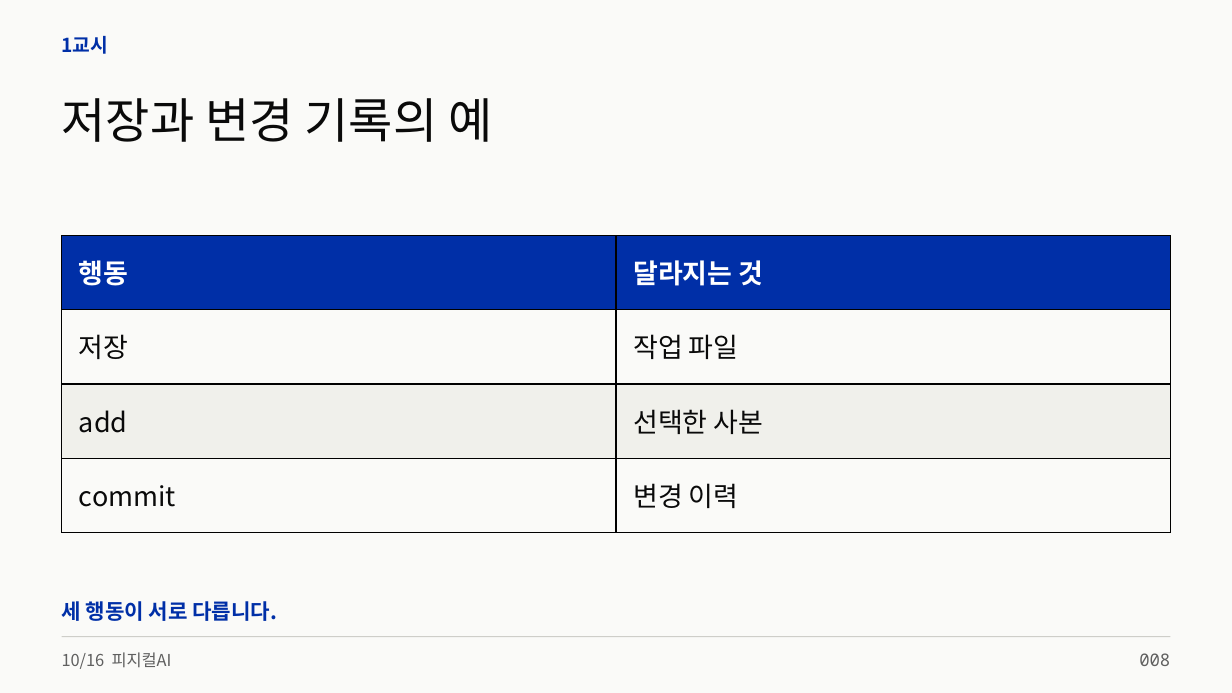
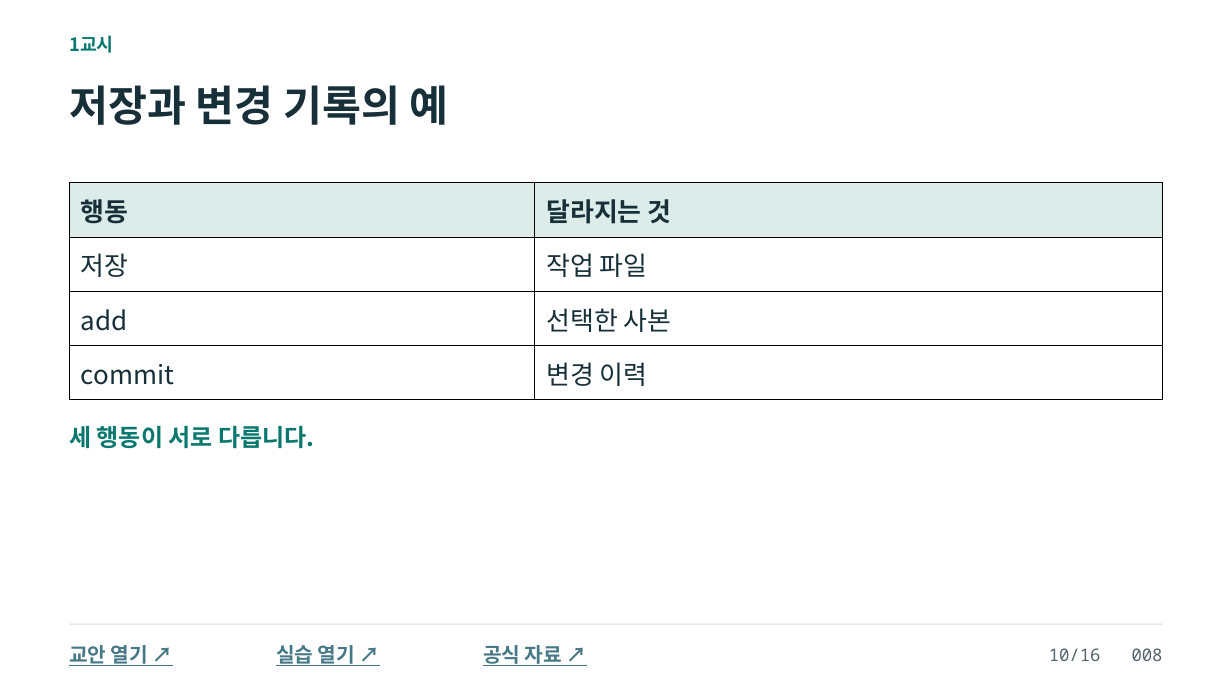
Before and after one commit to zeusk302-png/kdigital-physical-ai, a slide deck: slide 8 of downloads/2026-10-16/readable-slides.pptx. Drawn at 1232x693 pixels with LibreOffice and Linux fonts; fonts in the diff are those of the drawing. Boxes give left, top, right and bottom in pixels: in the first picture for what was removed or moved away, otherwise in the second. Text is boxed around its words. In the diff, an @@ line names an element or a change of style, - is before the commit and + after.

```diff
--- a/downloads/2026-10-16/readable-slides.pptx
+++ b/downloads/2026-10-16/readable-slides.pptx
@@ background #FAFAF8 to #FFFFFF @@
@@ text "1교시": place and size @@
-text "1교시" at <box>62,36,109,54</box>
+text "1교시" at <box>69,35,114,53</box>
@@ text "1교시" at <box>69,35,114,53</box>: size 15 to 14.2 pt, text colour #002FA7 to #08786F @@
@@ text "저장과 변경 기록의 예": place and size @@
-text "저장과 변경 기록의 예" at <box>62,98,492,142</box>
+text "저장과 변경 기록의 예" at <box>69,85,449,125</box>
@@ text "저장과 변경 기록의 예" at <box>69,85,449,125</box>: size 37.5 to 33 pt, text colour #0A0A0A to #172F39, bold on @@
@@ table at <box>69,183,1164,400</box> @@
@@ fill #002FA7 to #DCECE8 in row 1 @@
@@ fill #FAFAF8 to #FFFFFF in 4 cells @@
@@ fill #F0F0EB to #FFFFFF in row 3 @@
@@ size 21 to 20.2 pt @@
@@ text colour #FFFFFF to #172F39 in "행동", "달라지는 것" @@
@@ text colour #0A0A0A to #172F39 in "저장", "작업 파일", "add", "선택한 사본" and 2 more places @@
@@ line spacing 0.94 to 1.02 @@
@@ table: place and size @@
-table at <box>62,236,1171,532</box>
+table at <box>69,183,1164,400</box>
@@ text "세 행동이 서로 다릅니다.": place and size @@
-text "세 행동이 서로 다릅니다." at <box>62,601,277,621</box>
+text "세 행동이 서로 다릅니다." at <box>69,426,314,448</box>
@@ text "세 행동이 서로 다릅니다." at <box>69,426,314,448</box>: size 16.5 to 18.8 pt, text colour #002FA7 to #08786F @@
@@ rectangle: place and size @@
-rectangle at <box>62,637,1171,638</box>
+rectangle at <box>69,624,1163,625</box>
@@ rectangle at <box>69,624,1163,625</box>: fill #CECEC9 to #D5DEDD @@
@@ text removed at <box>62,652,172,669</box> @@
-10/16 피지컬AI
@@ text added at <box>69,645,148,666</box>, 15.8 pt, text #467886, bold, underline @@
+교안 열기 ↗
@@ text added at <box>276,645,355,666</box>, 15.8 pt, text #467886, bold, underline @@
+실습 열기 ↗
@@ text added at <box>483,645,562,666</box>, 15.8 pt, text #467886, bold, underline @@
+공식 자료 ↗
@@ text at <box>1049,648,1163,661</box>: text changed; text colour #606060 to #52636B @@
-008
+10/16 008
```
Also in this commit, not shown: 101 other slides changed, 9 slides added, 7 slides removed, 11 other files.
